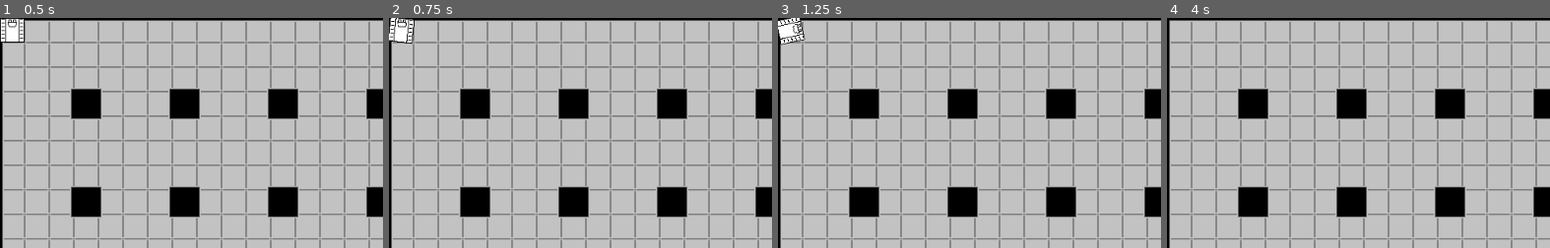
Above: before the commit, frames 1-4 (left to right).
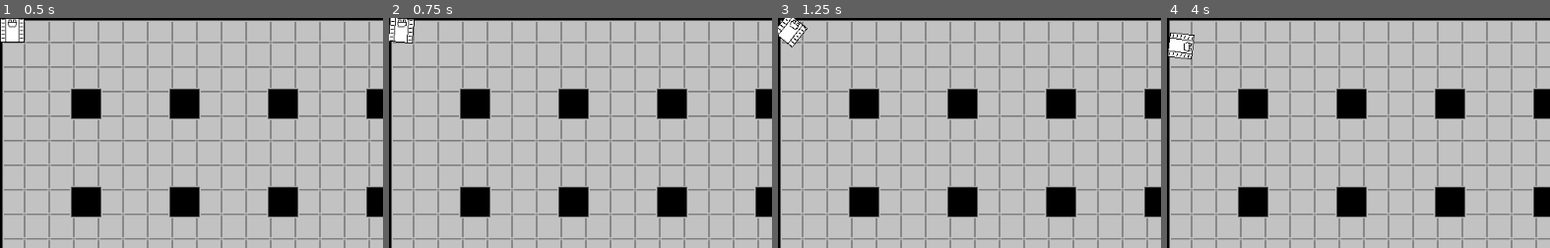
Above: after the commit, the same moments.

Repository: agrutter87/MoonExplorer
Game: Godot game, scene res://Scenes/MoonExplorerGame.tscn
Same seed, same stepped clock (60 frames per second), same inputs: the game is played once before the commit and once after it.
Inputs:
- Up to frame 1 (0.5 s): no input
- Up to frame 2 (0.75 s): tap Enter at 0.5 s; hold Right from 0.53 s (still down)
- Up to frame 3 (1.25 s): keep holding Right
- Up to frame 4 (4 s): release Right at 1.28 s; hold Down 1.28-2.03 s; hold Right 2.03-2.78 s; hold Up 2.78-3.53 s; tap Space at 3.5 s; hold Left from 3.53 s (still down)
The pictures show only the part of the screen within x 0-50%, y 0-50%; the shares and areas given below are measured in that part.

Frame 1 is identical in both runs. In frame 2, less than 0.1% of the frame differs, in the area x 0-7%, y 0-12%; in frame 3, 0.5%; in frame 4, 0.7%, in the area x 0-8%, y 6-18%.

Commit message:
Update MoonExplorerGame.tscn
Added linear and angular damp to Rover

Diff:
--- a/Scenes/MoonExplorerGame.tscn
+++ b/Scenes/MoonExplorerGame.tscn
@@ -12,3 +12,5 @@
 tile_data = PoolIntArray( -1, 1, 0, -65536, 1, 0, -65535, 1, 0, -65534, 1, 0, -65533, 1, 0, -65532, 1, 0, -65531, 1, 0, …(11776 unchanged characters)…
 
 [node name="Rover" parent="." instance=ExtResource( 2 )]
+linear_damp = 25.0
+angular_damp = 5.0
